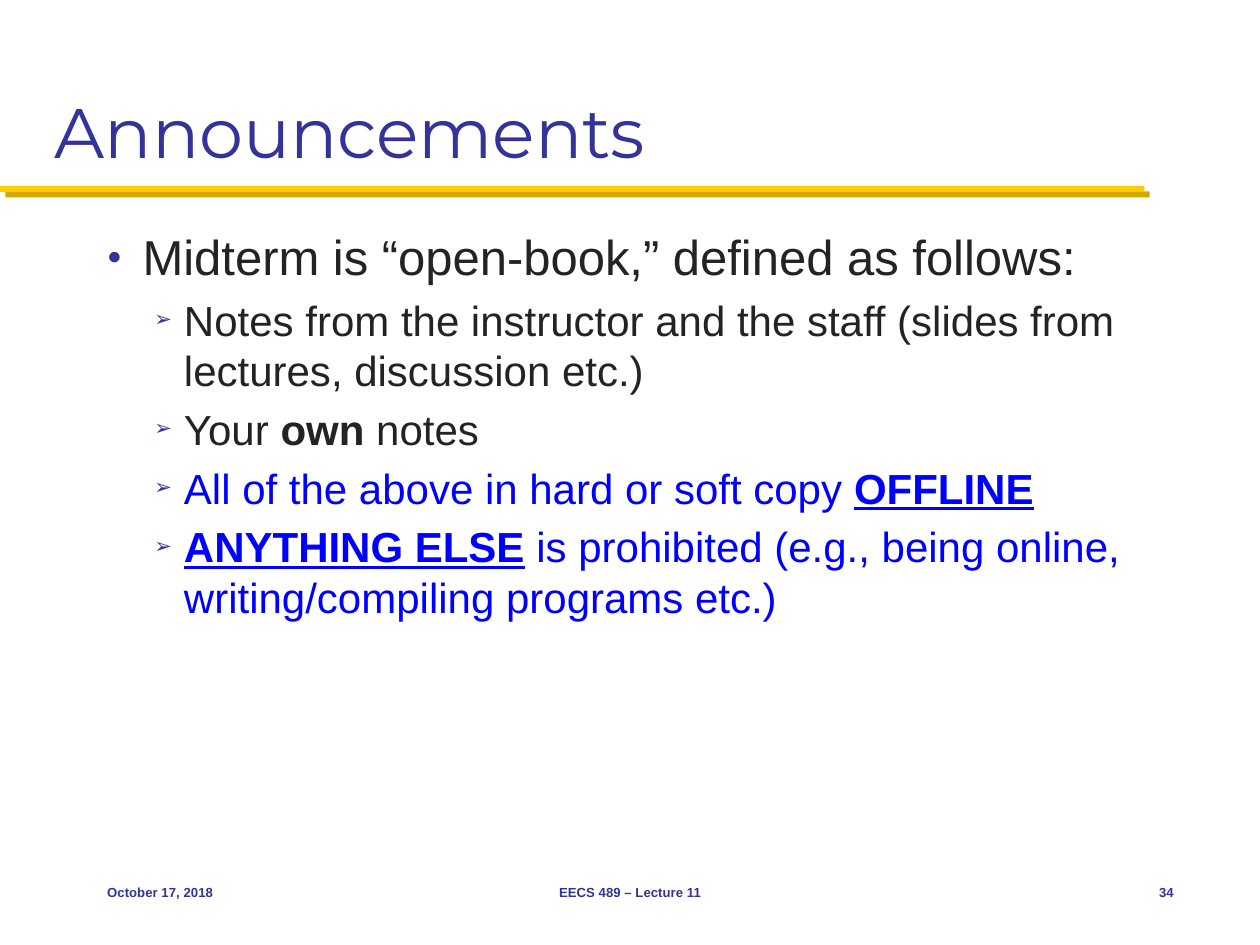
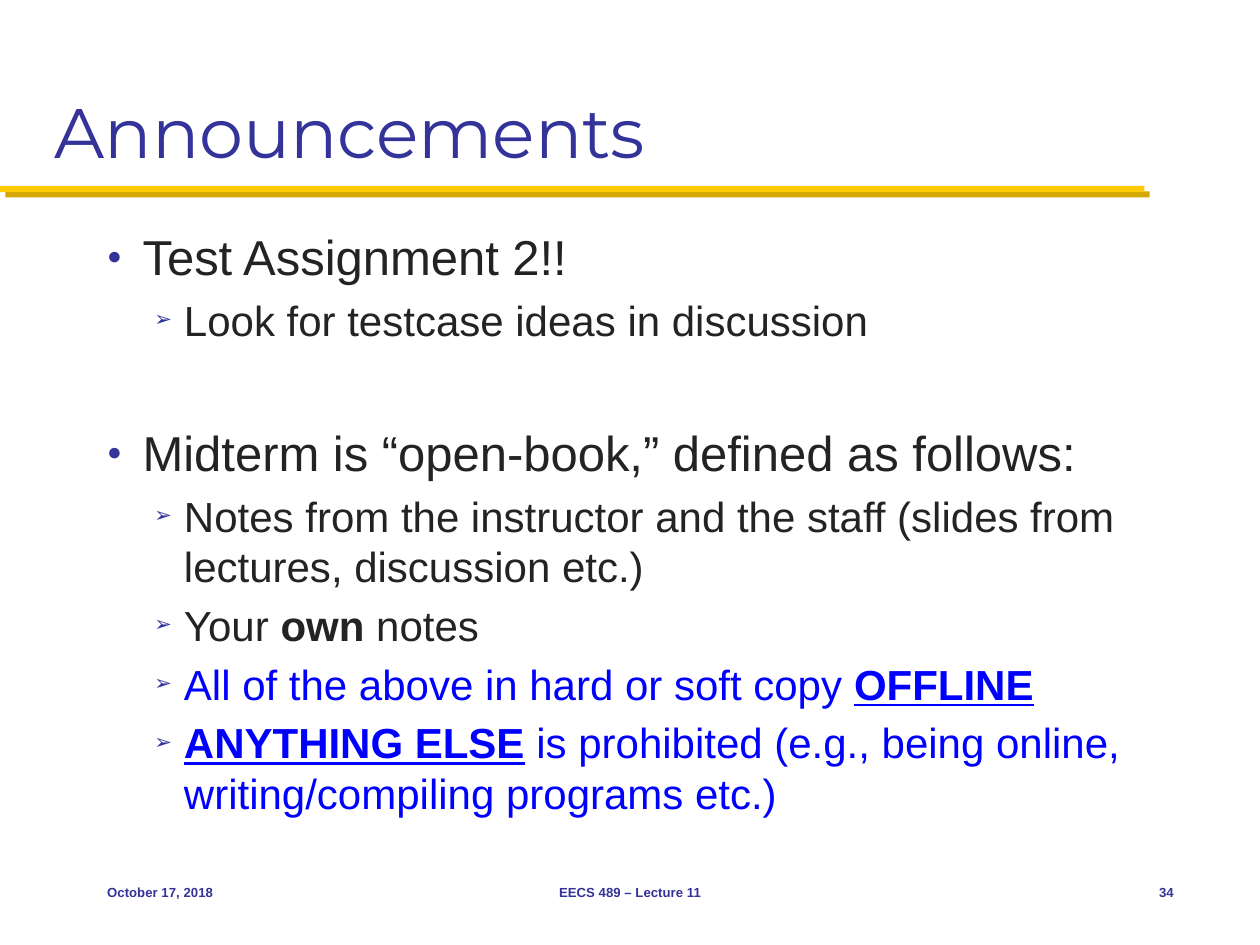
Before and after one commit to mosharaf/eecs489, a slide deck: slide 34 of Slides/101718.pptx. Drawn at 1260x945 pixels with LibreOffice and Linux fonts; fonts in the diff are those of the drawing. Boxes give left, top, right and bottom in pixels: in the first picture for what was removed or moved away, otherwise in the second. Text is boxed around its words. In the diff, an @@ line names an element or a change of style, - is before the commit and + after.

Commit message:
Oct 17 tweaks

```diff
--- a/Slides/101718.pptx
+++ b/Slides/101718.pptx
@@ text at bbox=[143, 239, 868, 337]: paragraphs added @@
+● Test Assignment 2!!
+  ➢ Look for testcase ideas in discussion
```
